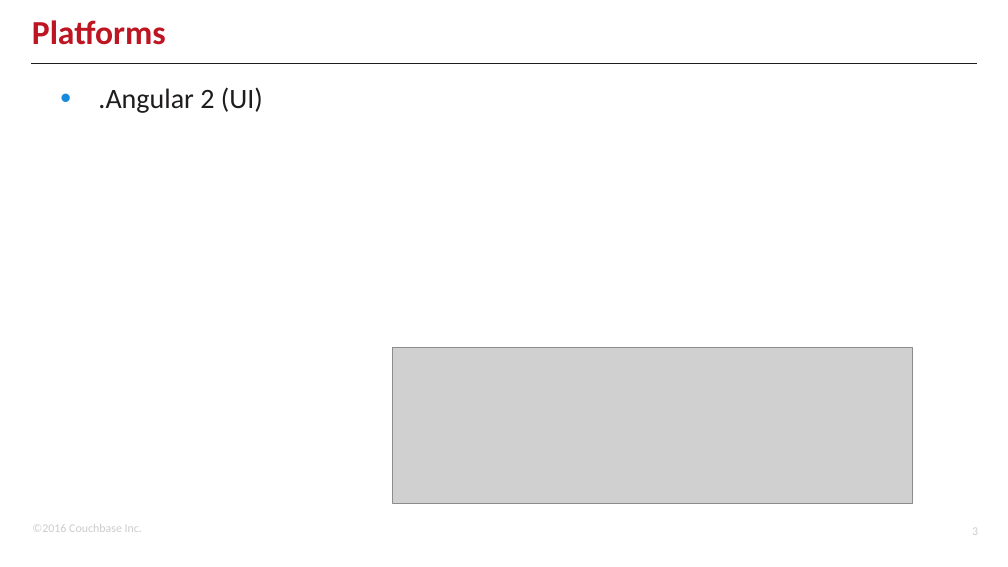
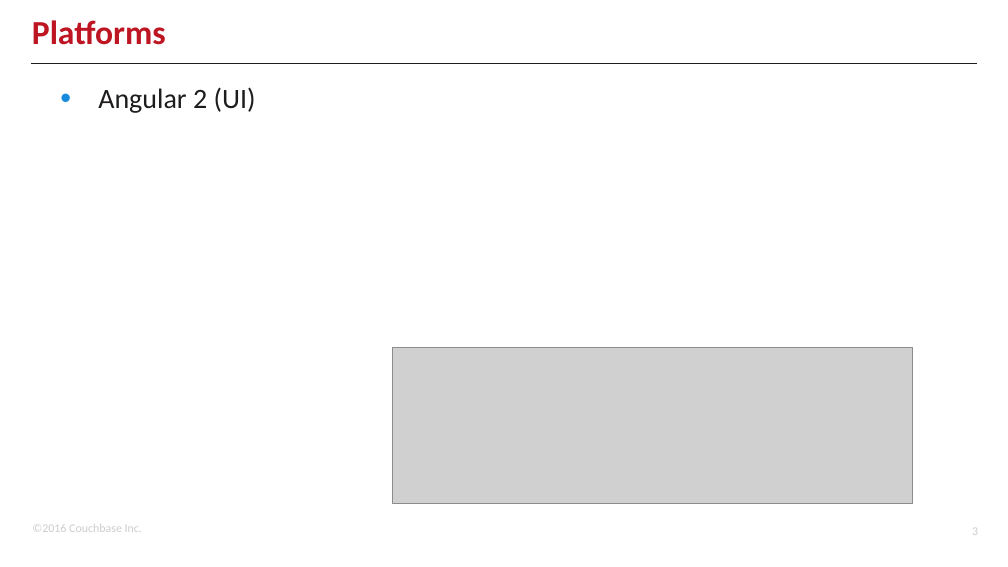
Before and after one commit to couchbaselabs/aspnet-nosql-workshop, a slide deck: slide 3 of 04/04.pptx. Drawn at 1008x567 pixels with LibreOffice and Linux fonts; fonts in the diff are those of the drawing; grey boxes stand for pictures; background and template pictures are left out. Boxes give left, top, right and bottom in pixels: in the first picture for what was removed or moved away, otherwise in the second. Text is boxed around its words. In the diff, an @@ line names an element or a change of style, - is before the commit and + after.

```diff
--- a/04/04.pptx
+++ b/04/04.pptx
@@ text at [98, 87, 256, 113]: text changed @@
-• .Angular 2 (UI)
+• Angular 2 (UI)
```
Also in this commit, not shown: 1 other slide changed.
